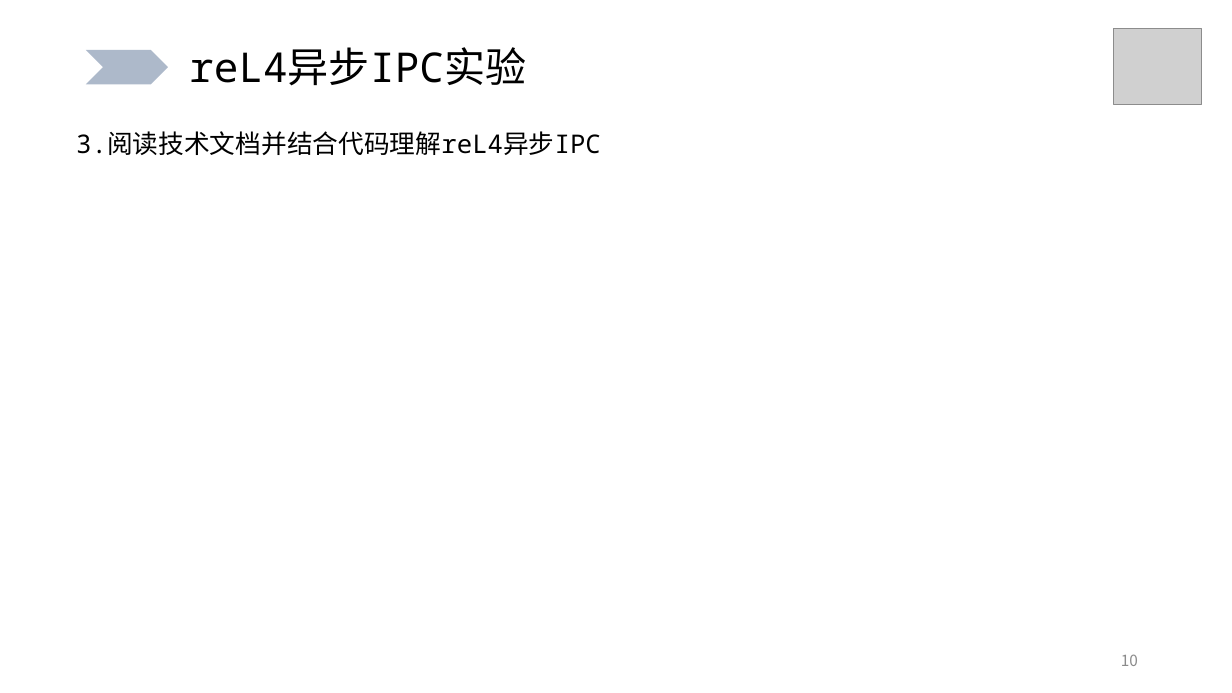
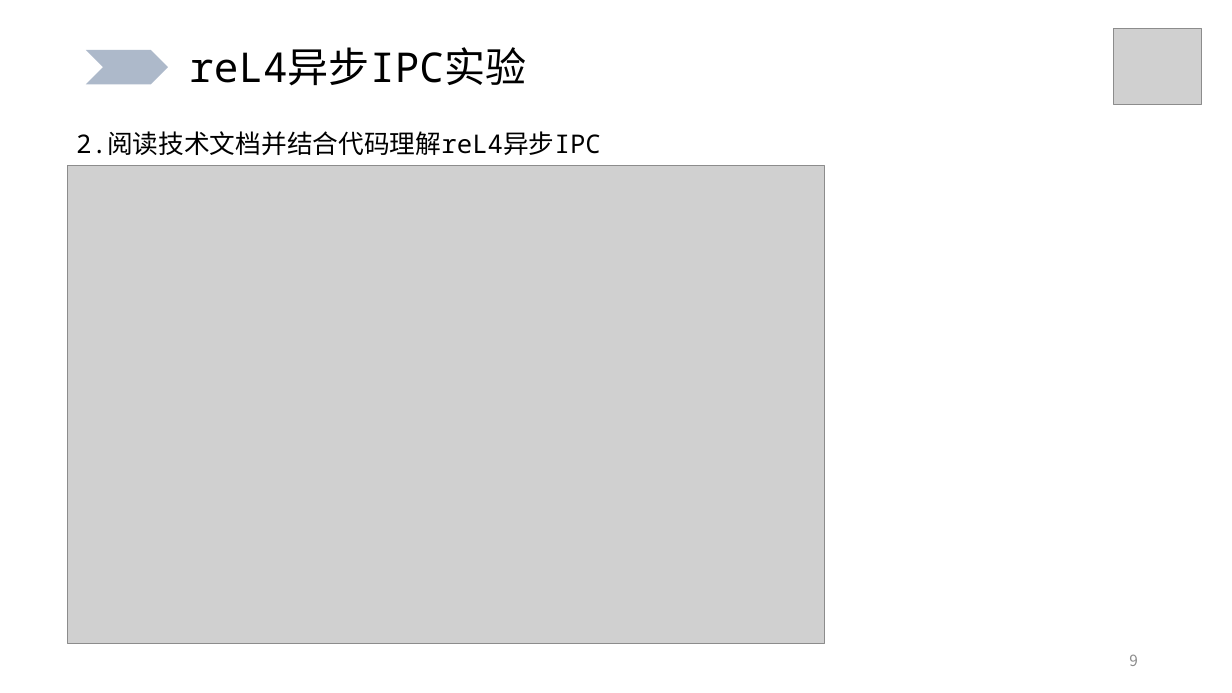
Before and after one commit to BIT-CWH/UndergraduateGraduationProject-2024-BIT-CWH, a slide deck: slide 9 of 中期报告-04-08.pptx (slide 10 before the commit). Drawn at 1232x693 pixels with LibreOffice and Linux fonts; fonts in the diff are those of the drawing; grey boxes stand for pictures; background and template pictures are left out. Boxes give left, top, right and bottom in pixels: in the first picture for what was removed or moved away, otherwise in the second. Text is boxed around its words. In the diff, an @@ line names an element or a change of style, - is before the commit and + after.

```diff
--- a/中期报告-04-08.pptx
+++ b/中期报告-04-08.pptx
@@ text at bbox=[76, 131, 601, 155]: text changed @@
-3.阅读技术文档并结合代码理解reL4异步IPC
+2.阅读技术文档并结合代码理解reL4异步IPC
@@ picture added at bbox=[67, 165, 825, 643] @@
@@ page number at bbox=[1129, 654, 1138, 666]: text changed @@
-10
+9
```
Also in this commit, not shown: 3 other slides changed, 1 slide removed, 2 other files.
